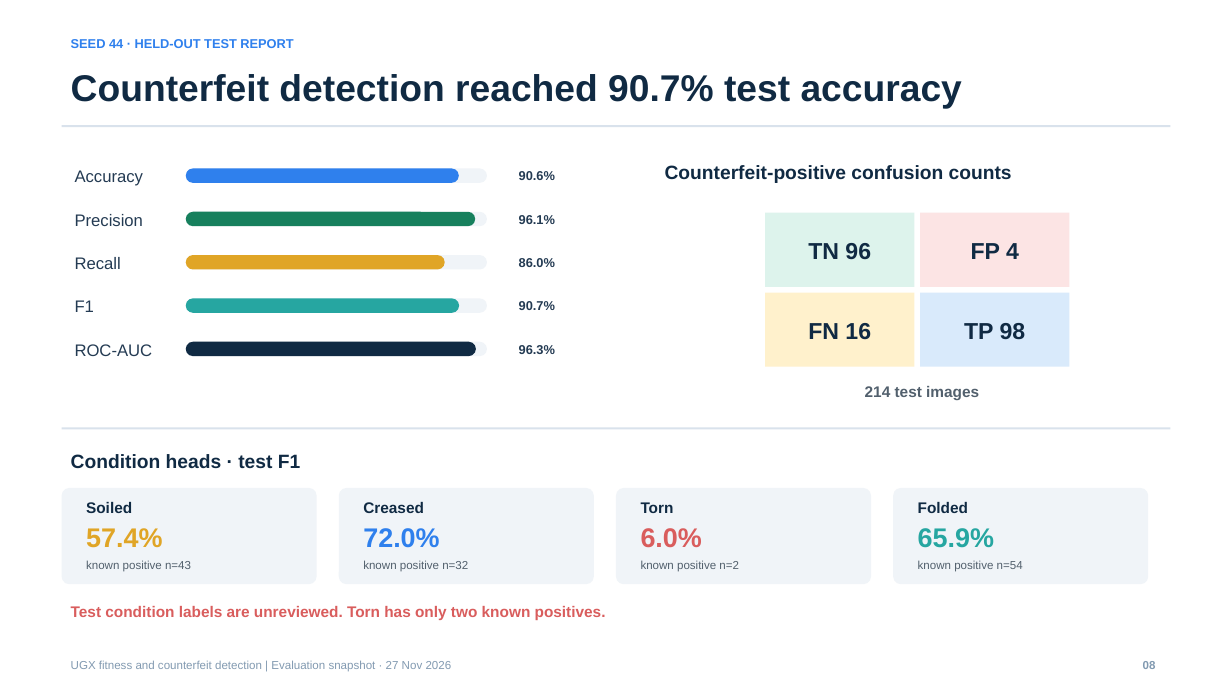
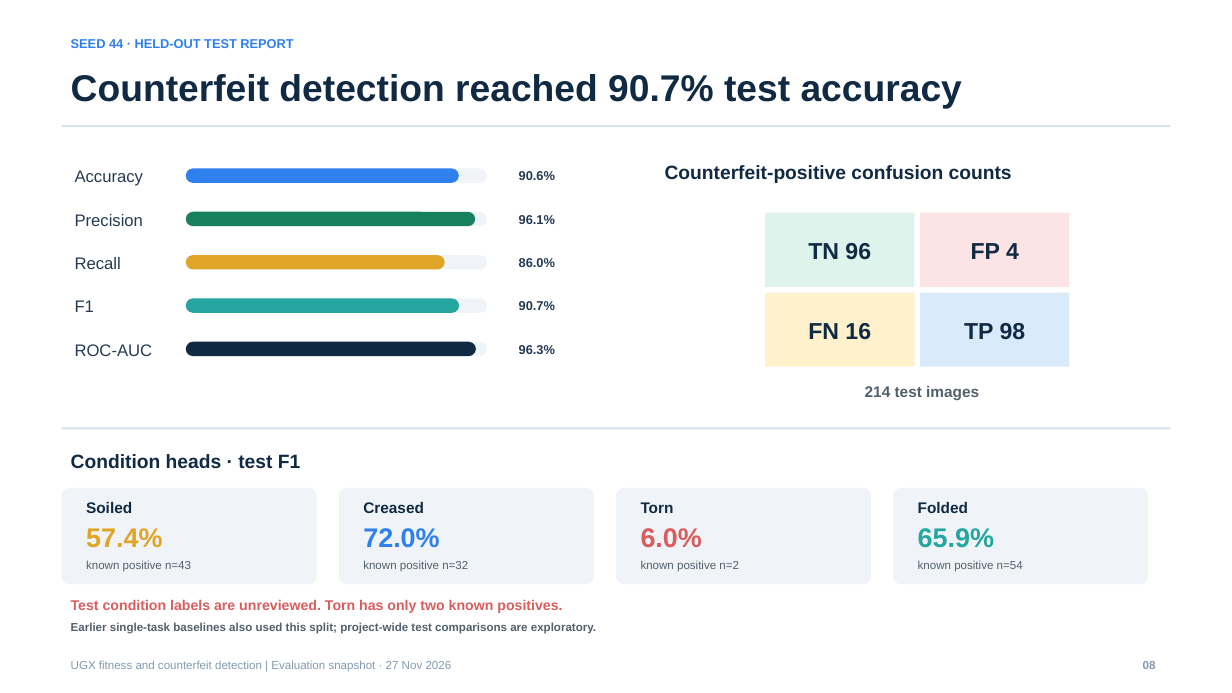
Before and after one commit to Faith-Kwiki/ugx-fitness-counterfeit-detection, a slide deck: slide 8 of outputs/01a21999-bdc7-73f3-bf42-5bf8235c948e/ugx_fitness_counterfeit_evaluation_2026-11-27_final.pptx. Drawn at 1232x693 pixels with LibreOffice and Linux fonts; fonts in the diff are those of the drawing. Boxes give left, top, right and bottom in pixels: in the first picture for what was removed or moved away, otherwise in the second. Text is boxed around its words. In the diff, an @@ line names an element or a change of style, - is before the commit and + after.

Commit message:
Add test split caveat to metrics deck

```diff
--- a/outputs/01a21999-bdc7-73f3-bf42-5bf8235c948e/ugx_fitness_counterfeit_evaluation_2026-11-27_final.pptx
+++ b/outputs/01a21999-bdc7-73f3-bf42-5bf8235c948e/ugx_fitness_counterfeit_evaluation_2026-11-27_final.pptx
@@ text "Test condition labels are unreviewed. ..." at bbox=[71, 600, 562, 613]: size 12 to 11 pt @@
@@ text added at bbox=[71, 622, 596, 634], 9 pt, text #52606D, bold @@
+Earlier single-task baselines also used this split; project-wide test comparisons are exploratory.
```
Also in this commit, not shown: 1 other file.
